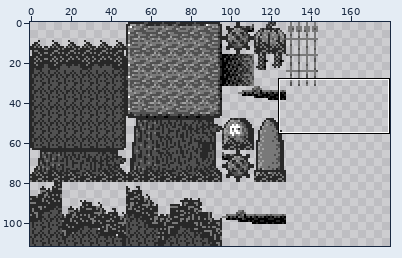
Edited in one commit: sprite sheet (resources/img/tilesets/woods.png). The first picture is a wide view before the edit; the outline marks the close-up.
Close-up. The starting point:
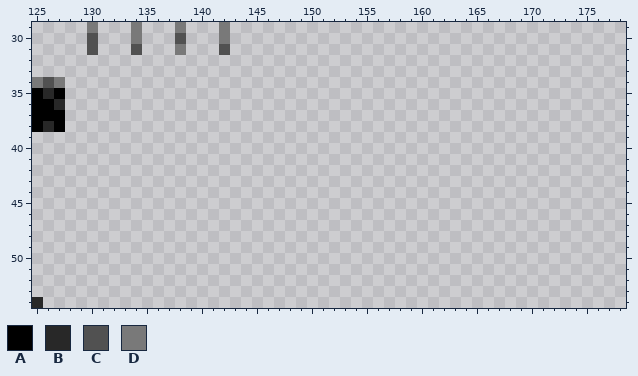
The file is 256x112 pixels. Shown: x 125..178, y 29..54. The wide view leaves out empty margins.
Palette (. is transparent): A #000000  B #282828  C #515151  D #797979
Pixels before, first column x 125:
29 .....D...D...D...D
30 .....C...D...C...D
31 .....C...C...D...C
32 ..................
33 ..................
34 DCD...............
35 ABA...............
36 AAB...............
37 AAA...............
38 ABA...............
39 ..................
40 ..................
41 ..................
42 ..................
43 ..................
44 ..................
45 ..................
46 ..................
47 ..................
48 ..................
49 ..................
50 ..................
51 ..................
52 ..................
53 ..................
54 B.................
New version:
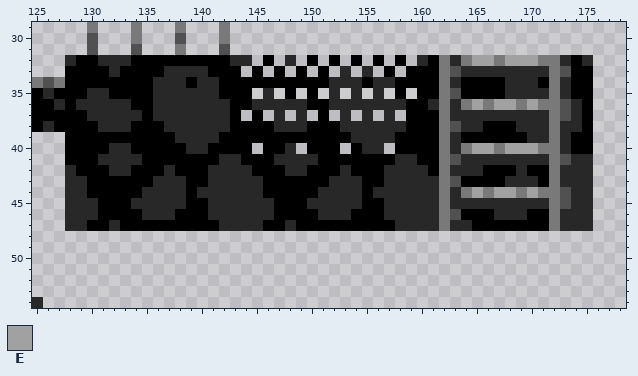
Colours new in this view: E #a1a1a1
From old to new:
{"y":32,"x":128,"old":".................","new":"BAABBBAAAAAAAAABB"}
{"y":32,"x":146,"old":".","new":"A"}
{"y":32,"x":148,"old":".","new":"B"}
{"y":32,"x":150,"old":".","new":"A"}
{"y":32,"x":152,"old":".","new":"A"}
{"y":32,"x":154,"old":".","new":"A"}
{"y":32,"x":156,"old":".","new":"A"}
{"y":32,"x":158,"old":".","new":"A"}
{"y":32,"x":160,"old":"................","new":"BADBDEEDEEEDDBAB"}
{"y":33,"x":128,"old":"................","new":"AAAABAAAABBBBAAA"}
{"y":33,"x":145,"old":".","new":"A"}
{"y":33,"x":147,"old":".","new":"A"}
{"y":33,"x":149,"old":".","new":"A"}
{"y":33,"x":151,"old":".","new":"A"}
{"y":33,"x":153,"old":".","new":"B"}
{"y":33,"x":155,"old":".","new":"B"}
{"y":33,"x":157,"old":".","new":"A"}
{"y":33,"x":159,"old":".................","new":"AAADCBBBBBBBBDCAA"}
{"y":34,"x":128,"old":"................................................","new":"AAAAAAAABBBABBAAAAAAAAAABBBABBAAAADBAAAABBBADBAA"}
{"y":35,"x":128,"old":".................","new":"AABBAAAABBBBBBAAA"}
{"y":35,"x":146,"old":".","new":"B"}
{"y":35,"x":148,"old":".","new":"A"}
{"y":35,"x":150,"old":".","new":"A"}
{"y":35,"x":152,"old":".","new":"B"}
{"y":35,"x":154,"old":".","new":"B"}
{"y":35,"x":156,"old":".","new":"B"}
{"y":35,"x":158,"old":".","new":"A"}
{"y":35,"x":160,"old":"................","new":"AADCAAAABBBBDBAA"}
{"y":36,"x":128,"old":"................................................","new":"ABBBBBAABBBBBBBAABBBBBAABBBBBBBAABDBDEDEEDEDDCBA"}
{"y":37,"x":128,"old":"................","new":"AABBBBBABBBBBBBA"}
{"y":37,"x":145,"old":".","new":"A"}
{"y":37,"x":147,"old":".","new":"B"}
{"y":37,"x":149,"old":".","new":"B"}
{"y":37,"x":151,"old":".","new":"A"}
{"y":37,"x":153,"old":".","new":"B"}
{"y":37,"x":155,"old":".","new":"B"}
{"y":37,"x":157,"old":".","new":"B"}
{"y":37,"x":159,"old":".................","new":"AAADBBBBBBBBBDCBA"}
{"y":38,"x":128,"old":"................................................","new":"AAABBBAAABBBBBBAAAABBBAAABBBBBBAAADCBBAAABBBDBBA"}
{"y":39,"x":128,"old":"................................................","new":"AAAAAAAAAABBBBAAAAAAAAAAAABBBBAAAADBAAAAAABBDBAA"}
{"y":40,"x":128,"old":".................","new":"AAAABBAAAAABBAAAA"}
{"y":40,"x":146,"old":"...","new":"AAB"}
{"y":40,"x":150,"old":"...","new":"AAA"}
{"y":40,"x":154,"old":"...","new":"ABB"}
{"y":40,"x":158,"old":"..................","new":"AAAADBDEEDEEEDDBAA"}
{"y":41,"x":128,"old":"................................................","new":"AAABBBBAAAAAAABBAAABBBBAAAAAAABBAADCBBBBBBBBDCBB"}
{"y":42,"x":128,"old":"................................................","new":"BAAABBAAABAAABBBBAAABBAAABAAABBBBADBBBAAABAADBBB"}
{"y":43,"x":128,"old":"................................................","new":"BBAAAAAABBBAABBBBBAAAAAABBBAABBBBBDCAAAABBBADBBB"}
{"y":44,"x":128,"old":"................................................","new":"BBAAAAABBBBABBBBBBAAAAABBBBABBBBBBDBDEDEEDEDDCBB"}
{"y":45,"x":128,"old":"................................................","new":"BBBAAABBBBBAABBBBBBAAABBBBBAABBBBBDBBBBBBBBBDCBB"}
{"y":46,"x":128,"old":"................................................","new":"BBBAAAABBBAAABBBBBBAAAABBBAAABBBBBDCAAABBBAADBBB"}
{"y":47,"x":128,"old":"................................................","new":"BBAABAAAAAAAAABBBBAABAAAAAAAAABBBBDBBAAAAAAADBBB"}
{"label":"added","picture_box":[65,55,593,231]}
